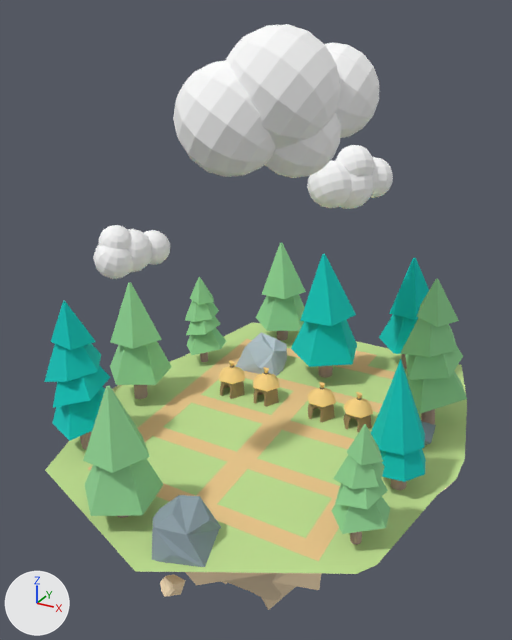
What one commit did to the OBJ model src/main/resources/static/assets/models/floating_island.obj.
Before and after are seen from a 50 mm camera at (0.338, -0.609, 0.358) aimed at (-0.008, 0.021, 0.043). Lighting does not change. The marker at lower left points along +X, +Y and +Z. Where no turn or scale is listed for an object, it has been applied to the vertices.

Objects in the first picture: 'group1211287408', 'group1211287408.001', 'group1211287408.002', 'group123177780', 'group1289338147', 'group1304023297', 'group1394957196', 'group1452820333', 'group162112790', 'group1645289098', 'group1721881196', 'group744955768', 'group83618611', 'group939159232'.
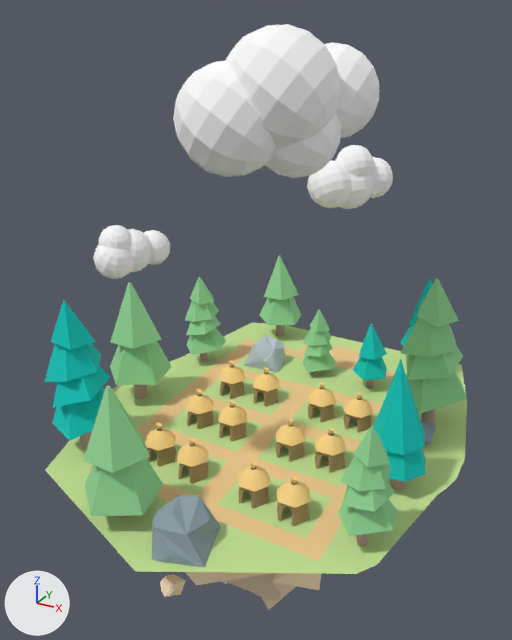
Changed parts and their boxes [x1, y1, x2, y2] in the pictures (512 x 640 px):
'group939159232', mesh rescaled (48% narrower, 48% shorter)
    before: [291, 254, 357, 378]
    after: [353, 324, 387, 388]
'group1289338147', mesh rescaled
    before: [331, 424, 390, 545]
    after: [302, 309, 335, 374]
'group1289338147.001', added (green)
    after: [338, 426, 397, 546]
'group1211287408.001', mesh rescaled (16% narrower, 16% shorter)
    before: [256, 243, 306, 340]
    after: [259, 256, 301, 337]
'group1645289098', mesh rescaled
    before: [379, 258, 429, 369]
    after: [400, 279, 433, 346]
'SM_Hut_1.011', added
    after: [277, 475, 311, 526]
'SM_Hut_1.009', added (beige)
    after: [238, 460, 270, 509]
'SM_Hut_1.007', added (beige)
    after: [177, 438, 208, 484]
'SM_Hut_1.010', added
    after: [315, 427, 347, 473]
'SM_Hut_1.005', added (beige)
    after: [145, 423, 176, 467]
'SM_Hut_1.008', added (beige)
    after: [276, 418, 306, 462]
'SM_Hut_1.006', added (beige)
    after: [218, 400, 247, 442]
'SM_Hut_1.004_SM_Hut_1.001', added (beige)
    after: [186, 389, 214, 429]

The change, as a list of edits to the scene's bpy script:
```text
Change me_group1211287408_001:
    where me_group1211287408_001.from_pydata(...)  # 44 vertices, 28 faces; spans x -0.113..-0.037, y 0.179..0.254, z -0.087..0.068
    me_group1211287408_001 part 1: the whole mesh is scaled about its middle by 0.8, then moved by (-0.007, 0.009, -0.007)
Change me_group1289338147:
    where me_group1289338147.from_pydata(...)  # 64 vertices, 68 faces; spans x 0.145..0.1977, y -0.1344..-0.0825, z -0.0933..0.035
    me_group1289338147 part 2: the whole mesh is scaled about its middle by 0.8, then moved by (-0.1568, 0.2561, -0.0075)
Change me_group1645289098:
    where me_group1645289098.from_pydata(...)  # 44 vertices, 28 faces; spans x 0.071..0.146, y 0.177..0.253, z -0.078..0.077
    me_group1645289098 part 3: the whole mesh is scaled about its middle by 0.8, then moved by (0.019, 0.009, -0.013)
Change me_group939159232:
    where me_group939159232.from_pydata(...)  # 44 vertices, 28 faces; spans x -0.02..0.067, y 0.103..0.186, z -0.087..0.088
    me_group939159232 part 4: the whole mesh is scaled about its middle by 0.5, then moved by (0.063, -0.002, -0.033)
Add ob_sm_hut_1_011:
    ob_sm_hut_1_011 = bpy.data.objects.new('SM_Hut_1.011', me_sm_hut_1_011)  # 100 vertices, 95 faces; spans x 0.0841..0.1205, y -0.1202..-0.0887, z -0.0901..-0.047; in mat_lambert2sg_008 (brown #a48e61), mat_lambert4sg_008 (beige #ffd786), mat_lambert3sg_008 (brown #655538)
    ob_sm_hut_1_011.location = (0.0, 0.0, 0.0)
Add ob_sm_hut_1_010:
    ob_sm_hut_1_010 = bpy.data.objects.new('SM_Hut_1.010', me_sm_hut_1_010)  # 100 vertices, 95 faces; spans x 0.0841..0.1205, y -0.0324..-0.0008, z -0.0852..-0.0421; in mat_lambert2sg_007 (brown #a48e61), mat_lambert4sg_007 (beige #ffd786), mat_lambert3sg_007 (brown #655538)
    ob_sm_hut_1_010.location = (0.0, 0.0, 0.0)
Add ob_sm_hut_1_009:
    ob_sm_hut_1_009 = bpy.data.objects.new('SM_Hut_1.009', me_sm_hut_1_009)  # 100 vertices, 95 faces; spans x 0.0386..0.075, y -0.117..-0.0855, z -0.0904..-0.0472; in mat_lambert2sg_006 (brown #a48e61), mat_lambert4sg_006 (beige #ffd786), mat_lambert3sg_006 (brown #655538)
    ob_sm_hut_1_009.location = (0.0, 0.0, 0.0)
Add ob_sm_hut_1_008:
    ob_sm_hut_1_008 = bpy.data.objects.new('SM_Hut_1.008', me_sm_hut_1_008)  # 100 vertices, 95 faces; spans x 0.0386..0.075, y -0.0352..-0.0037, z -0.0863..-0.0431; in mat_lambert2sg_005 (brown #a48e61), mat_lambert4sg_005 (beige #ffd786), mat_lambert3sg_005 (brown #655538)
    ob_sm_hut_1_008.location = (0.0, 0.0, 0.0)
Add ob_sm_hut_1_007:
    ob_sm_hut_1_007 = bpy.data.objects.new('SM_Hut_1.007', me_sm_hut_1_007)  # 100 vertices, 95 faces; spans x -0.0348..0.0016, y -0.1149..-0.0834, z -0.0884..-0.0452; in mat_lambert2sg_004 (brown #a48e61), mat_lambert4sg_004 (beige #ffd786), mat_lambert3sg_004 (brown #655538)
    ob_sm_hut_1_007.location = (0.0, 0.0, 0.0)
Add ob_sm_hut_1_006:
    ob_sm_hut_1_006 = bpy.data.objects.new('SM_Hut_1.006', me_sm_hut_1_006)  # 100 vertices, 95 faces; spans x -0.0348..0.0016, y -0.0336..-0.0021, z -0.0847..-0.0416; in mat_lambert2sg_003 (brown #a48e61), mat_lambert4sg_003 (beige #ffd786), mat_lambert3sg_003 (brown #655538)
    ob_sm_hut_1_006.location = (0.0, 0.0, 0.0)
Add ob_sm_hut_1_005:
    ob_sm_hut_1_005 = bpy.data.objects.new('SM_Hut_1.005', me_sm_hut_1_005)  # 100 vertices, 95 faces; spans x -0.0803..-0.0439, y -0.1084..-0.0769, z -0.0874..-0.0443; in mat_lambert2sg_002 (brown #a48e61), mat_lambert4sg_002 (beige #ffd786), mat_lambert3sg_002 (brown #655538)
    ob_sm_hut_1_005.location = (0.0, 0.0, 0.0)
Add ob_sm_hut_1_004_sm_hut_1_001:
    ob_sm_hut_1_004_sm_hut_1_001 = bpy.data.objects.new('SM_Hut_1.004_SM_Hut_1.001', me_sm_hut_1_004_sm_hut_1_001)  # 100 vertices, 95 faces; spans x -0.0803..-0.0439, y -0.031..0.0005, z -0.0843..-0.0411; in mat_lambert2sg_001 (brown #a48e61), mat_lambert4sg_001 (beige #ffd786), mat_lambert3sg_001 (brown #655538)
    ob_sm_hut_1_004_sm_hut_1_001.location = (0.0, 0.0, 0.0)
Add ob_group1289338147_001:
    ob_group1289338147_001 = bpy.data.objects.new('group1289338147.001', me_group1289338147_001)  # 64 vertices, 68 faces; spans x 0.151..0.2038, y -0.1339..-0.082, z -0.0935..0.0348; in mat_mat10_003 (green #95d897), mat_mat20_003 (beige #b69b90)
    ob_group1289338147_001.location = (0.0, 0.0, 0.0)
```
